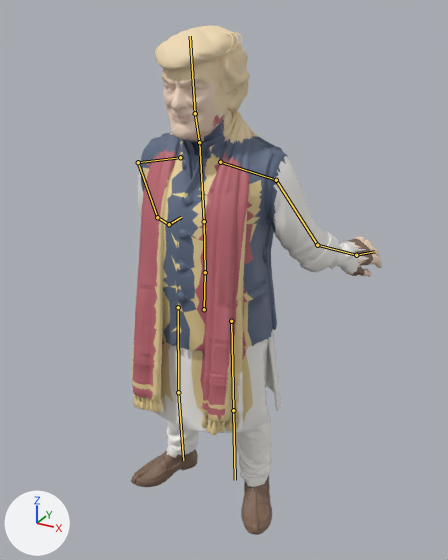
Two versions of the Blender file MIRAS_VR/blender/heritage_guide_rigged.blend, one commit apart.
The view is the same before and after, from a 50 mm camera at (1.096, -1.836, 1.96) aimed at (0.036, 0.091, 0.997). The lights are fixed; the arrows at lower left show +X, +Y and +Z. The picture after the commit comes second. Both versions are drawn at frame 3 of the action 'Explain'; the numbers are the values there. The bones that change, and the others that lie on the model, are drawn over the model as lines.

Objects in the first picture: 'Trump_Tour_Guide_Mesh'.
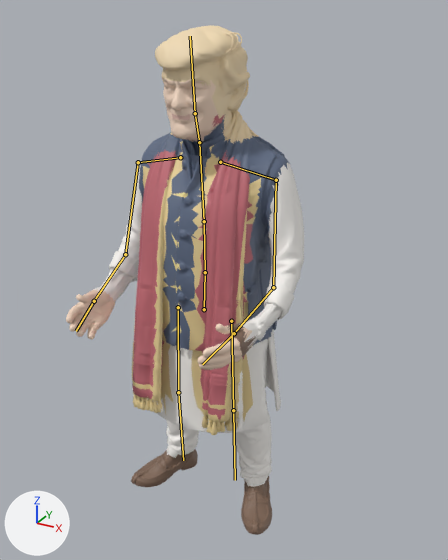
Location of each change, (x1, y1, x2, y2) in pixels of the pictures (448 x 560 px):
'Trump_Tour_Guide_Mesh', posed
    before: (131, 25, 382, 535)
    after: (66, 25, 304, 535)
bone 'upper_arm.L', root to tip
    before: (276, 180) to (317, 245)
    after: (276, 180) to (273, 287)
bone 'forearm.L', root to tip
    before: (317, 245) to (356, 255)
    after: (273, 287) to (234, 333)
bone 'hand.L', root to tip
    before: (356, 255) to (374, 251)
    after: (234, 333) to (202, 364)
bone 'upper_arm.R', root to tip
    before: (138, 162) to (157, 217)
    after: (138, 162) to (125, 254)
bone 'forearm.R', root to tip
    before: (157, 217) to (169, 224)
    after: (125, 254) to (94, 301)
bone 'hand.R', root to tip
    before: (169, 224) to (181, 217)
    after: (94, 301) to (76, 331)

What the commit changed:
Bone 'upper_arm.L' (bone_upper_arm_l) turns from (22, -9, 14) to (-28, -9, 14) degrees about its own x, y and z.
Bone 'forearm.L' (bone_forearm_l) turns from (45, 6, 0) to (-45, 6, 0) degrees about its own x, y and z.
Bone 'hand.L' (bone_hand_l) turns from (7, 0, 2) to (-7, 0, 2) degrees about its own x, y and z.
Bone 'upper_arm.R' (bone_upper_arm_r) turns from (21, 9, -16) to (-24, 9, -14) degrees about its own x, y and z.
Bone 'forearm.R' (bone_forearm_r) turns from (43, -6, 0) to (-40, -6, 0) degrees about its own x, y and z.
Bone 'hand.R' (bone_hand_r) turns from (15, 0, -2) to (-15, 0, -2) degrees about its own x, y and z.
